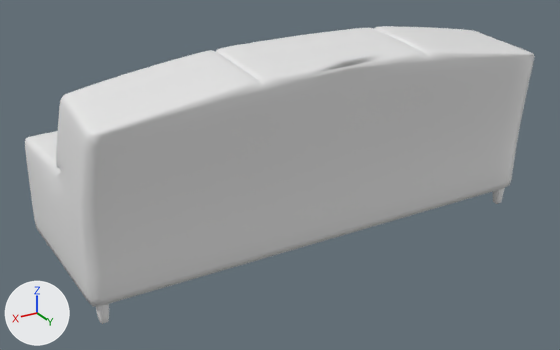
One commit to the FBX model Assets/Models/Room Test Models/Couch.fbx: the scene before it, then after it.
One viewpoint serves both versions: a 50 mm camera at (4.31, 7.04, 4.17) aimed at (0.18, 0.15, 0.72). Arrows for +X, +Y and +Z are at lower left; the lights stay in place. The older version comes first.

Objects in the first picture: 'couch'.
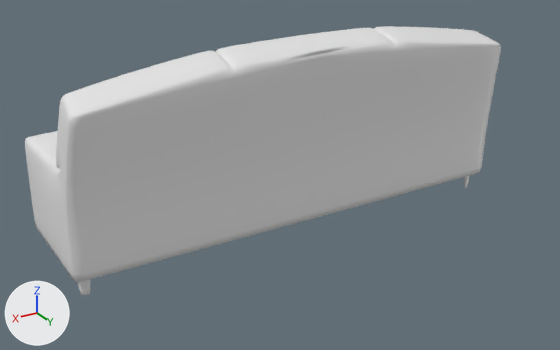
Where the change shows, as pixel boxes (x1, y1, x2, y2) in the pictures (560 x 350 px; the box of a moved part takes in the faces that stretch with it):
```json
{"object": "couch", "change": "reshaped", "before": [25, 26, 535, 324], "after": [25, 26, 501, 295], "on screen": "7% narrower, 10% shorter"}
{"part": 1, "of": "me_mesh", "change": "moved or reshaped", "before": [96, 304, 109, 324], "after": [78, 280, 90, 295]}
{"part": 2, "of": "me_mesh", "change": "moved or reshaped", "before": [493, 188, 505, 204], "after": [464, 176, 470, 188]}
{"part": 3, "of": "me_mesh", "change": "moved or reshaped", "before": [64, 31, 535, 307], "after": [64, 31, 501, 282]}
```

Scene script edits in JSON lines:
```json
{"block": "me_mesh", "where": "# used by ob_couch; location = (0.0, 0.0, 1.0); rotation_euler = (1.571, 0.0, 0.0), in degrees (90, 0, 0); scale = (0.01, 0.01, 0.01)"}
{"op": "remove", "block": "me_mesh", "code": "me_mesh.from_pydata(...)  # 2020 vertices, 2022 faces; spans x -269.0..269.0, y -99.0..130.0, z -119.0..110.0"}
{"op": "add", "block": "me_mesh", "code": "me_mesh.from_pydata(...)  # 2020 vertices, 2022 faces; spans x -269.0..269.0, y -99.0..130.0, z -66.0..110.0"}
{"block": "me_mesh", "change": "me_mesh part 1: the loose piece of 98 vertices spanning x 249.0..262.0, y -99.0..-56.0, z -95.0..-82.0 is multiplied about its middle by the matrix ((1.01, 0.0, 0.0), (0.0, 1.0, 0.0), (0.485, -0.02, 0.526)), then moved by (0.0, 0.0, 55.0)"}
{"block": "me_mesh", "change": "me_mesh part 2: the loose piece of 98 vertices spanning x -262.0..-249.0, y -99.0..-56.0, z -95.0..-82.0 is multiplied about its middle by the matrix ((1.01, 0.0, 0.0), (0.0, 1.0, 0.0), (-0.485, -0.02, 0.526)), then moved by (0.0, 0.0, 55.0)"}
{"block": "me_mesh", "change": "me_mesh part 3: 522 of 2020 vertices moved; they spanned x -269.0..269.0, y -78.0..130.0, z -119.0..56.0 and now span x -269.0..269.0, y -78.0..130.0, z -66.0..57.0; mean shift (0.0, 0.0, 33.0); largest move (98.0, -20.0, -101.0) -> (98.0, -20.0, -48.0)"}
```
